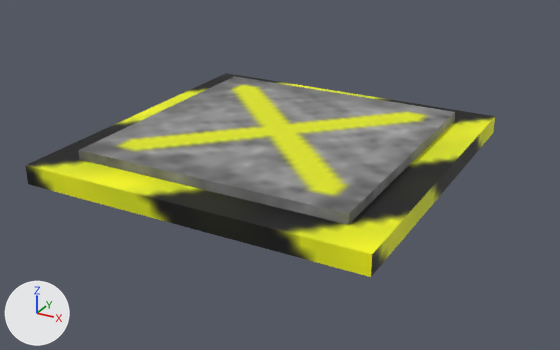
What one commit did to the FBX model Art and Anim raw files/Blender Files/Version 2/Pressure Plate/FBX/Pressure Plate.fbx.
Camera for both pictures: a 50 mm camera at (2.55, -4.63, 2.1) aimed at (0.04, -0.07, -0.18). Arrows for +X, +Y and +Z are at lower left; the lights stay in place.

In view in the first picture: 'Plate Housing', 'Pressure Plate'.
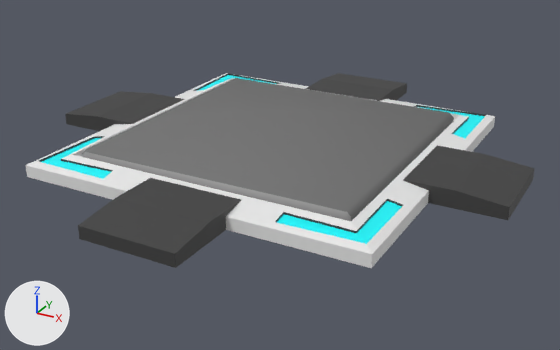
The change, as JSON lines over the scene's bpy script:
```json
{"op": "add", "block": "img_pressure_plate_blue_highlight_png", "code": ["img_pressure_plate_blue_highlight_png = load_image('Pressure Plate Blue Highlight.png', '../Textures/Pressure Plate Blue Highlight.png', 1024, 1024, 'sRGB')"]}
{"op": "set", "path": "mat_material.texture", "old": "img_pressure_plate_v3_64x64texture_png", "new": "img_pressure_plate_blue_highlight_png"}
{"block": "me_cube", "where": "# used by ob_pressure_plate; location = (0.0, 0.0, 0.0)"}
{"op": "remove", "block": "me_cube", "code": "me_cube.from_pydata(...)  # 8 vertices, 6 faces; spans x -1.0..1.0, y -1.0..1.0, z -0.14..0.14"}
{"op": "add", "block": "me_cube", "code": "me_cube.from_pydata(...)  # 24 vertices, 26 faces; spans x -1.0..1.0, y -1.0..1.0, z -0.02..0.14"}
{"block": "me_cube", "change": "me_cube part 2: the whole mesh is rebuilt"}
{"block": "me_cube", "change": "me_cube part 3: the surface is now shaded smooth"}
{"block": "me_cube_001", "where": "# used by ob_plate_housing; location = (0.0, 0.0, 0.0)"}
{"op": "remove", "block": "me_cube_001", "code": "me_cube_001.from_pydata(...)  # 8 vertices, 6 faces; spans x -1.25..1.25, y -1.25..1.25, z -0.07..0.07"}
{"op": "add", "block": "me_cube_001", "code": "me_cube_001.from_pydata(...)  # 130 vertices, 128 faces; spans x -1.25..1.25, y -1.25..1.25, z -0.02..0.11"}
{"block": "me_cube_001", "change": "me_cube_001 part 1"}
{"block": "me_cube_001", "change": "6 faces are deleted"}
{"block": "me_cube_001", "change": "4 vertices in x -1.25..1.25, y -1.25..1.25, z -0.07 move by (0.0, 0.0, 0.05)"}
{"block": "me_cube_001", "change": "63 vertices are added at x -1.25..1.25, y -1.19..1.19, z -0.02..0.11"}
{"block": "me_cube_001", "change": "5 new vertices lie (-0.68, 0.0, 0.0) away from vertices in x 1.25, y -1.25..1.25, z -0.07..0.07"}
{"block": "me_cube_001", "change": "5 new vertices lie (0.0, -0.57, 0.0) away from vertices in x -1.25..1.25, y 0.57, z -0.02..0.07"}
{"block": "me_cube_001", "change": "6 new vertices lie (-0.57, 0.0, 0.0) away from vertices in x 0.57, y -1.25..1.25, z -0.02..0.07"}
{"block": "me_cube_001", "change": "6 new vertices lie (0.0, 0.68, 0.0) away from vertices in x -1.25..1.25, y -1.25, z -0.07..0.07"}
{"block": "me_cube_001", "change": "7 new vertices lie (0.68, 0.0, 0.0) away from vertices in x -1.25, y -1.25..1.25, z -0.07..0.07"}
{"block": "me_cube_001", "change": "6 new vertices lie (0.0, 0.0, -0.04) away from vertices in x -1.03..1.03, y -0.57..0.57, z 0.11"}
{"block": "me_cube_001", "change": "5 new vertices lie (-0.46, 0.0, 0.0) away from vertices in x 1.03, y -1.03..0.57, z 0.07..0.11"}
{"block": "me_cube_001", "change": "5 new vertices lie (0.0, 0.46, 0.0) away from vertices in x -1.03..1.03, y 0.57, z 0.07..0.11"}
{"block": "me_cube_001", "change": "7 new vertices lie (0.46, 0.0, 0.0) away from vertices in x -1.03, y -1.03..1.03, z 0.07..0.11"}
{"block": "me_cube_001", "change": "7 new vertices lie (0.57, 0.0, 0.0) away from vertices in x -0.57, y -1.03..1.03, z 0.07..0.11"}
{"block": "me_cube_001", "change": "128 new faces join them"}
{"op": "add", "block": "me_cube_002", "code": ["me_cube_002 = bpy.data.meshes.new('Cube.002')", "me_cube_002.from_pydata(...)  # 48 vertices, 40 faces; spans x -1.75..1.75, y -1.75..1.75, z -0.02..0.11", "me_cube_002.materials.append(mat_material)  # picture img_pressure_plate_blue_highlight_png"]}
{"op": "add", "block": "ob_cube", "code": ["ob_cube = bpy.data.objects.new('Cube', me_cube_002)", "ob_cube.location = (0.0, 0.0, 0.0)"]}
```

Changed parts and their boxes (x1, y1, x2, y2) in the pictures (560 x 350 px):
```json
{"object": "Pressure Plate", "change": "surface changed, reshaped", "before": [79, 76, 455, 225], "after": [83, 78, 454, 221]}
{"object": "Plate Housing", "change": "surface changed, reshaped", "before": [25, 73, 495, 277], "after": [25, 73, 495, 268], "on screen": "yellow to grey"}
{"object": "Cube", "change": "added", "after": [65, 73, 535, 268]}
{"part": 2, "of": "me_cube", "change": "built on", "before": [79, 76, 455, 225], "after": [83, 78, 454, 221]}
```
